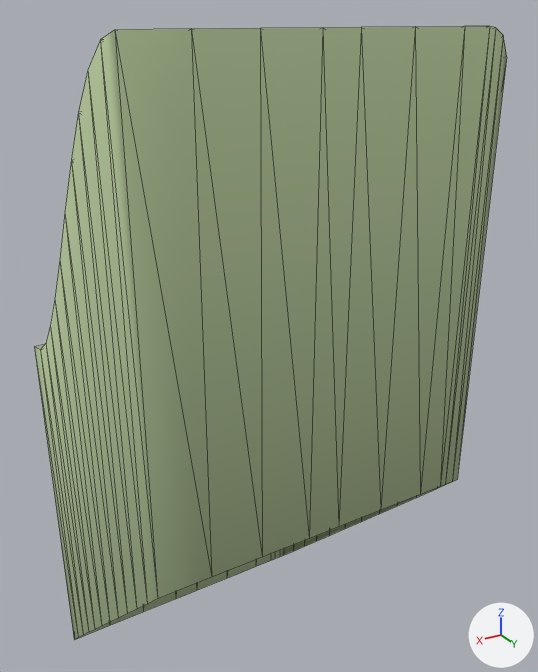
A saved change to the glTF model ground/ground-ramp-l-02.glb.
The view is the same before and after, from a camera (50 mm lens) standing at (1.0, 1.87, 1.02) and looking at (-0.14, -0.03, 0.07). Arrows for +X, +Y and +Z are at lower right; the lights stay in place. The older version comes first. Mesh edges are drawn as thin lines.

Objects in the first picture: 'ground-ramp-l-02'.
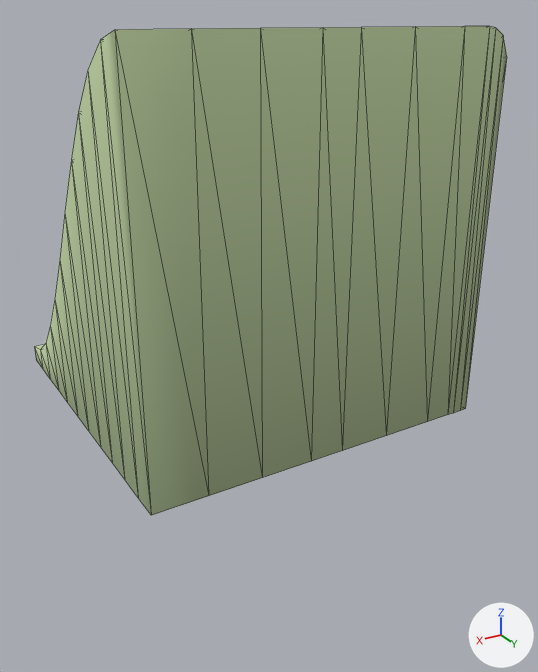
The change in detail:
me_ground_ramp_l_02 is used by ob_ground_ramp_l_02; location (0.0, 0.0, 0.0).
me_ground_ramp_l_02 had 174 vertices, 304 faces and spanned x -0.5..0.5, y -0.5..0.5, z -1.3..1.0.
me_ground_ramp_l_02 now has 174 vertices, 304 faces and spans x -0.5..0.5, y -0.5..0.5, z -0.07..1.0.
me_ground_ramp_l_02 part 1: all 42 vertices in x -0.5..0.5, y -0.5..0.5, z -1.3..-0.3 are scaled about their middle by (1, 1, 0), then moved by (0.0, 0.0, 0.75).

Pixel boxes (x1, y1, x2, y2) of what changed, in the pictures (538 x 672 px):
'ground-ramp-l-02', reshaped (20% shorter)
    before: (34, 26, 507, 640)
    after: (34, 26, 507, 516)
